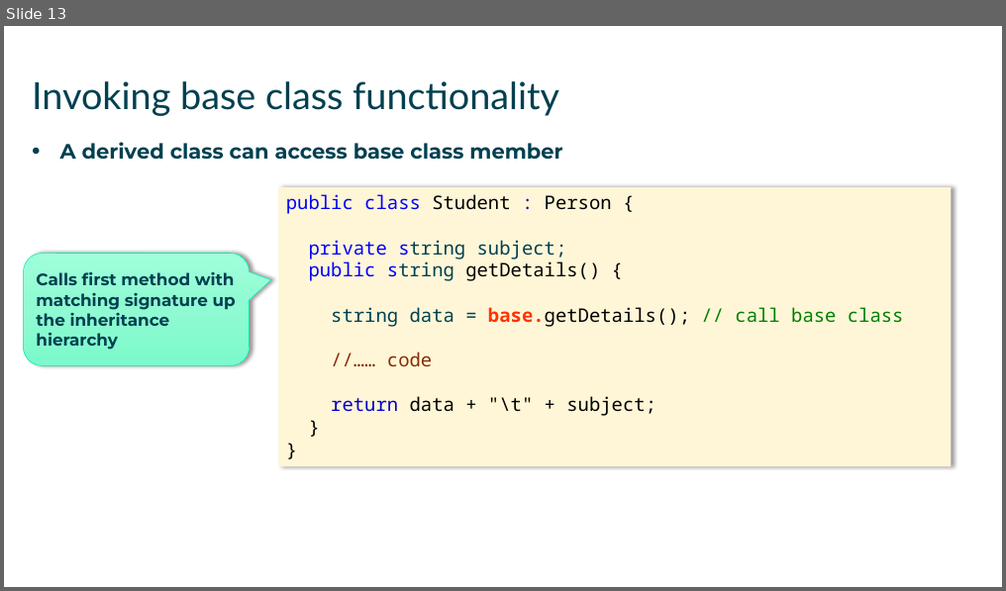
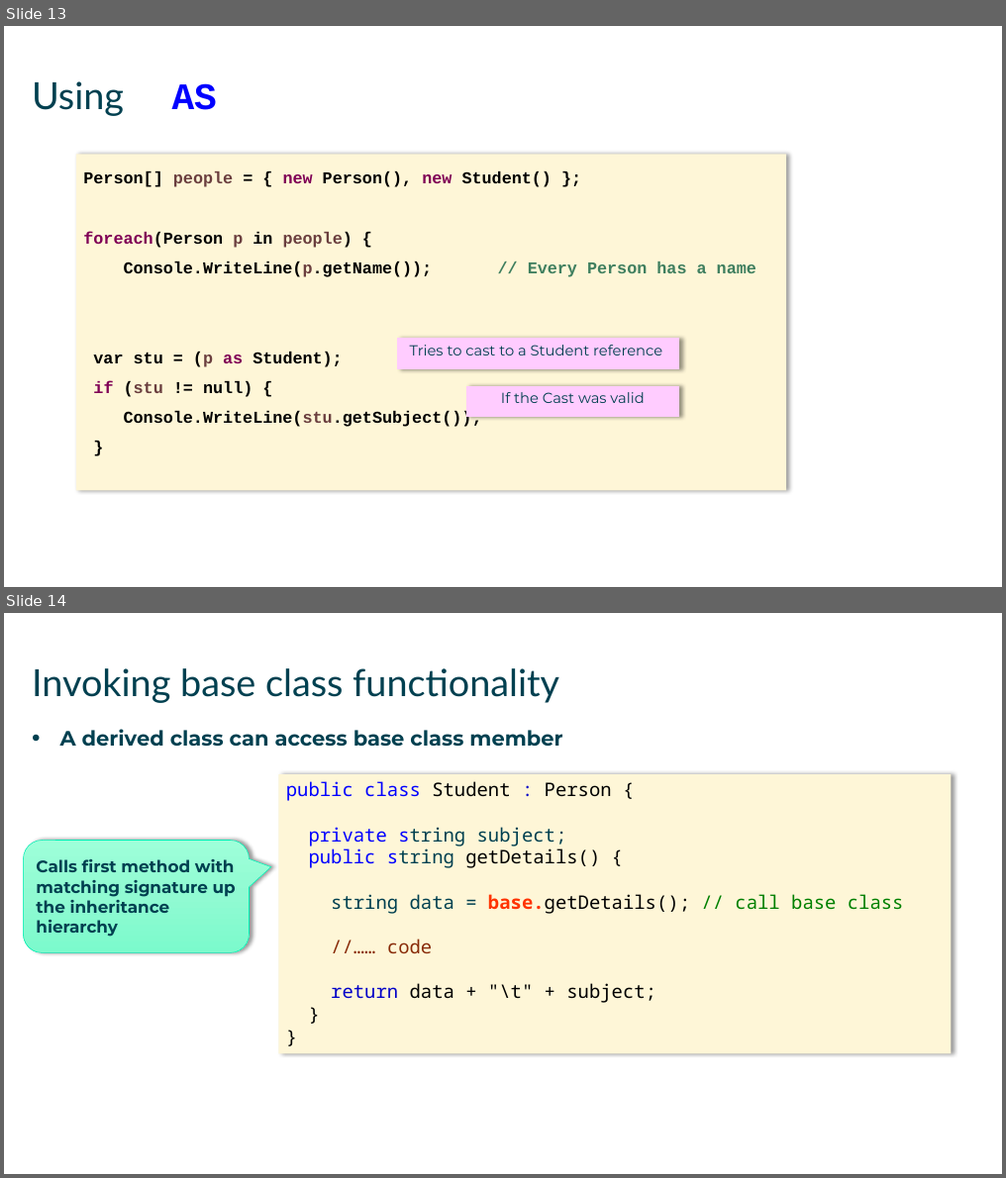
Before and after one commit to mikebaradaran/csharp, a slide deck: 08-Polymorphism.pptx. Shown one above the other, each under a label of ours: slide 13 before the commit, slides 13 and 14 after it. The pictures are 1006x591 and 1006x1178 pixels, drawn with LibreOffice and Linux fonts; fonts in the diff are those of the drawing. Boxes give left, top, right and bottom in pixels: in the first picture for what was removed or moved away, otherwise in the second. Text is boxed around its words. In the diff, an @@ line names an element or a change of style, - is before the commit and + after.

```diff
--- a/08-Polymorphism.pptx
+++ b/08-Polymorphism.pptx
@@ slide 13 added at (4,26,1002,587), background #FFFFFF @@
@@ title added at (32,81,217,116), 36 pt, text #004050 @@
+Using AS
@@ rectangle added at (76,154,786,491), fill #FEF6D7, 16 pt, text #000000, bold @@
+Person[] people = { new Person(), new Student() };
+foreach(Person p in people) {
+Console.WriteLine(p.getName()); // Every Person has a name
+var stu = (p as Student);
+if (stu != null) {
+Console.WriteLine(stu.getSubject());
+}
@@ border callout added at (397,338,679,370), fill #FFCCFF, 14 pt, text #004050 @@
+Tries to cast to a Student reference
@@ border callout added at (466,386,679,417), fill #FFCCFF, 14 pt, text #004050 @@
+If the Cast was valid
@@ what was slide 13 is now slide 14 @@
```
Also in this commit, not shown: 3 slides changed, 1 other file.
